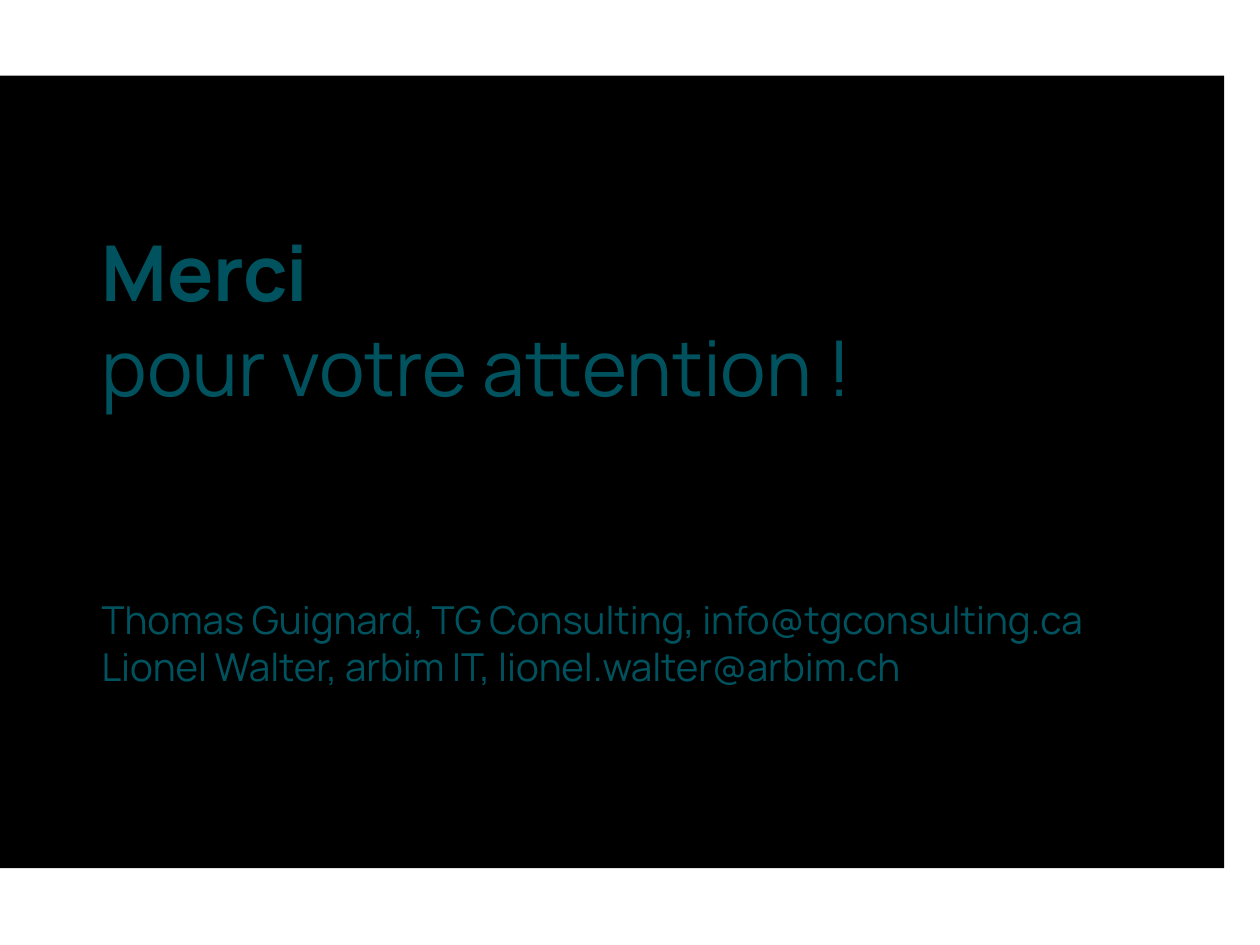
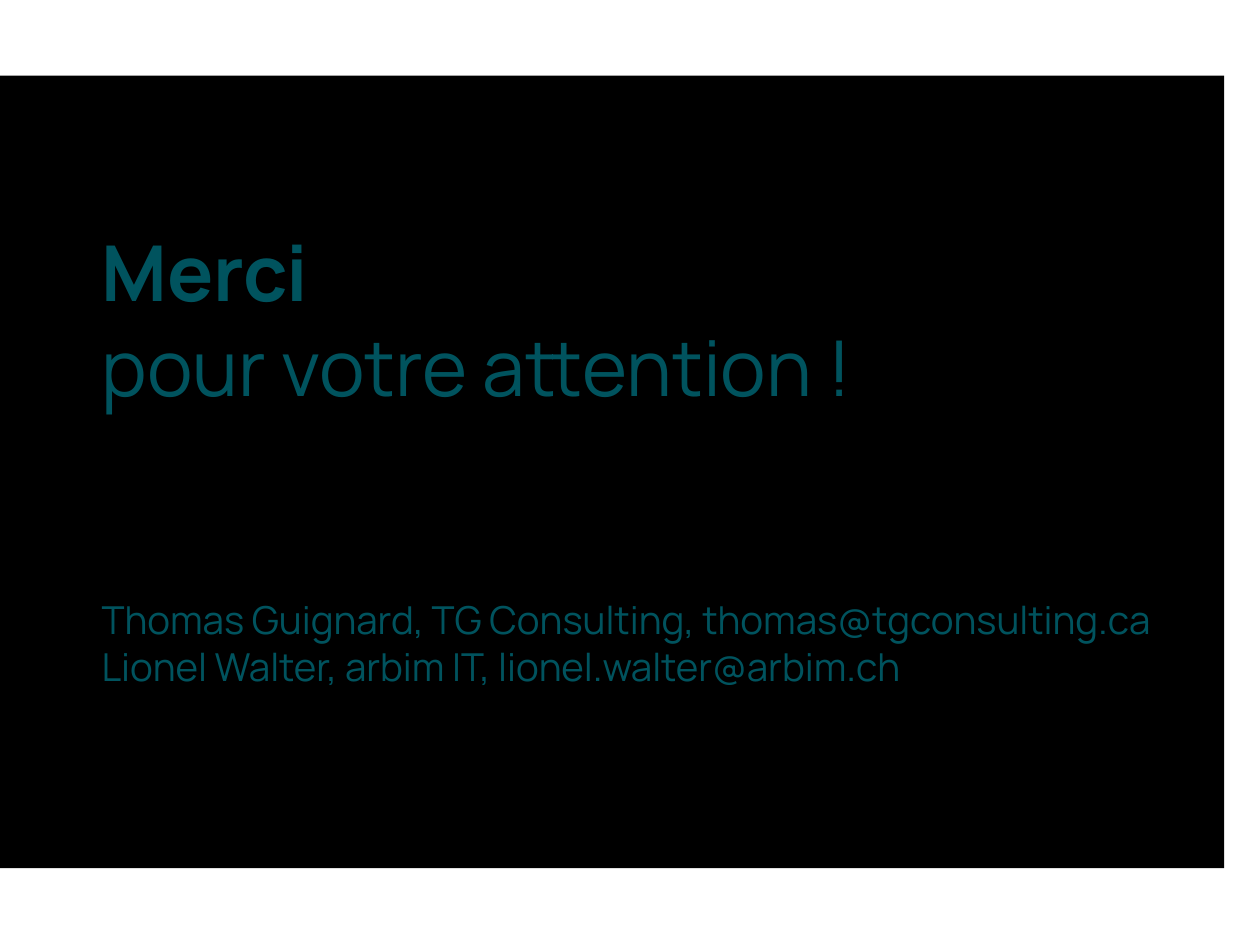
Before and after one commit to liowalter/open-refine-libreabc2025, a slide deck: slide 18 of presentation/openrefine-libreABC2025.odp (slide 14 before the commit). Drawn at 1260x945 pixels with LibreOffice and Linux fonts; fonts in the diff are those of the drawing. Boxes give left, top, right and bottom in pixels: in the first picture for what was removed or moved away, otherwise in the second. Text is boxed around its words. In the diff, an @@ line names an element or a change of style, - is before the commit and + after.

```diff
--- a/presentation/openrefine-libreABC2025.odp
+++ b/presentation/openrefine-libreABC2025.odp
@@ text at (x1=102, y1=606, x2=1150, y2=644): text changed @@
-Thomas Guignard, TG Consulting, info@tgconsulting.ca
+Thomas Guignard, TG Consulting, thomas@tgconsulting.ca
```
Also in this commit, not shown: 1 other slide changed, 5 slides added, 1 slide removed.
